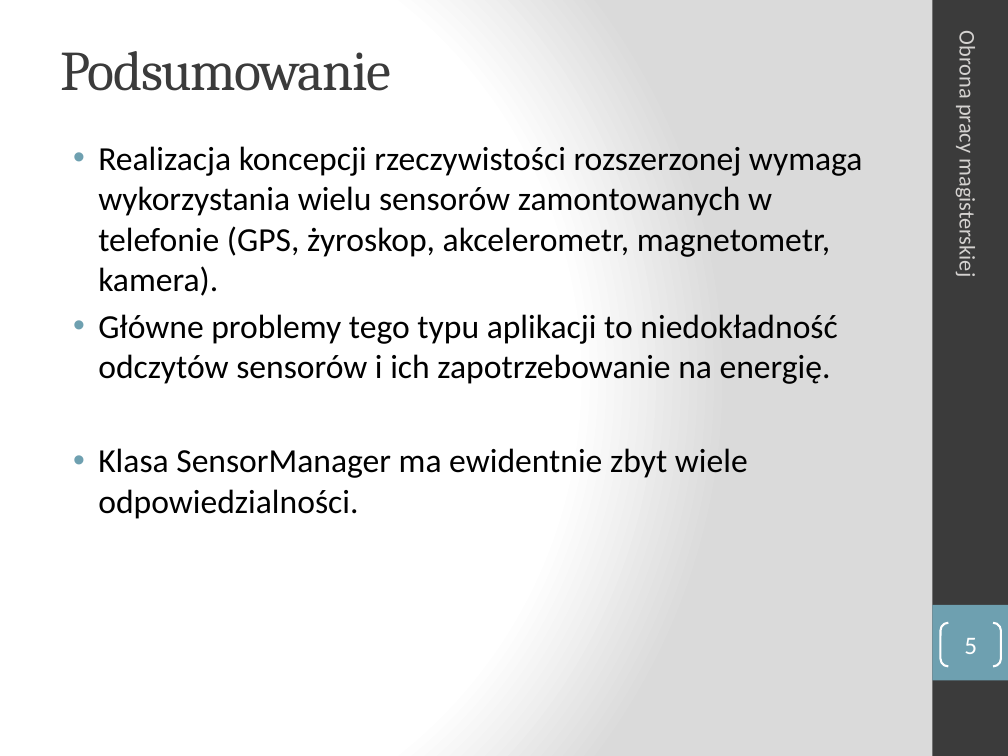
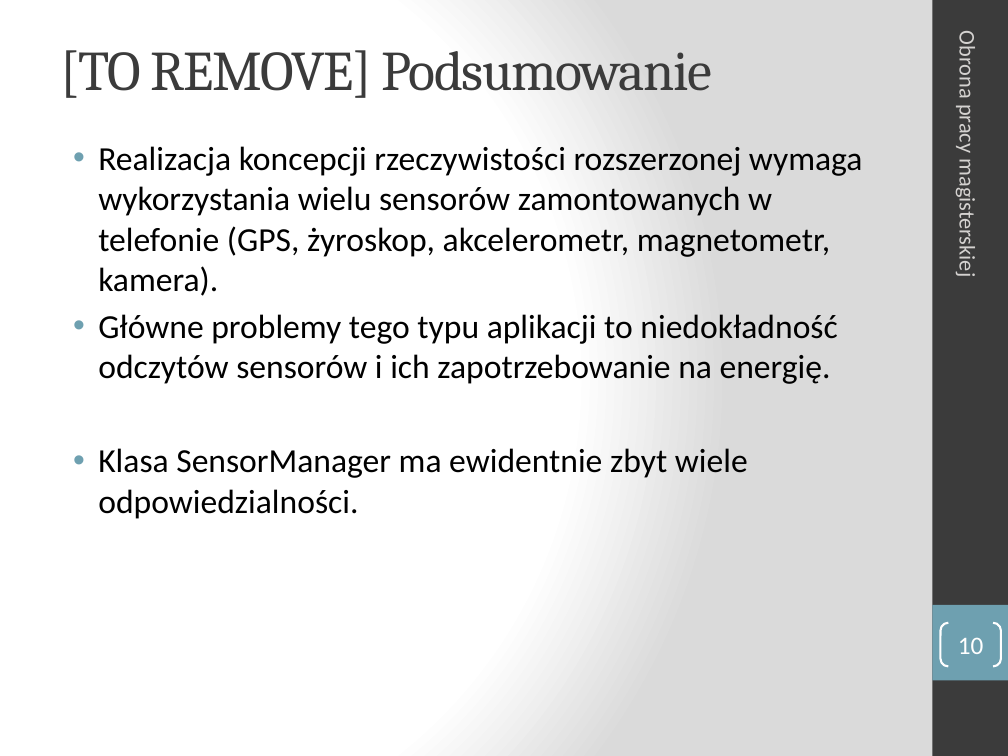
Before and after one commit to manisero/MasterThesis, a slide deck: slide 10 of thesis/presentation/presentation.pptx (slide 5 before the commit). Drawn at 1008x756 pixels with LibreOffice and Linux fonts; fonts in the diff are those of the drawing. Boxes give left, top, right and bottom in pixels: in the first picture for what was removed or moved away, otherwise in the second. Text is boxed around its words. In the diff, an @@ line names an element or a change of style, - is before the commit and + after.

```diff
--- a/thesis/presentation/presentation.pptx
+++ b/thesis/presentation/presentation.pptx
@@ title at <box>60,50,712,98</box>: text changed @@
-Podsumowanie
+[TO REMOVE] Podsumowanie
@@ page number at <box>958,637,984,654</box>: text changed @@
-5
+10
```
Also in this commit, not shown: 2 other slides changed, 5 slides added.
